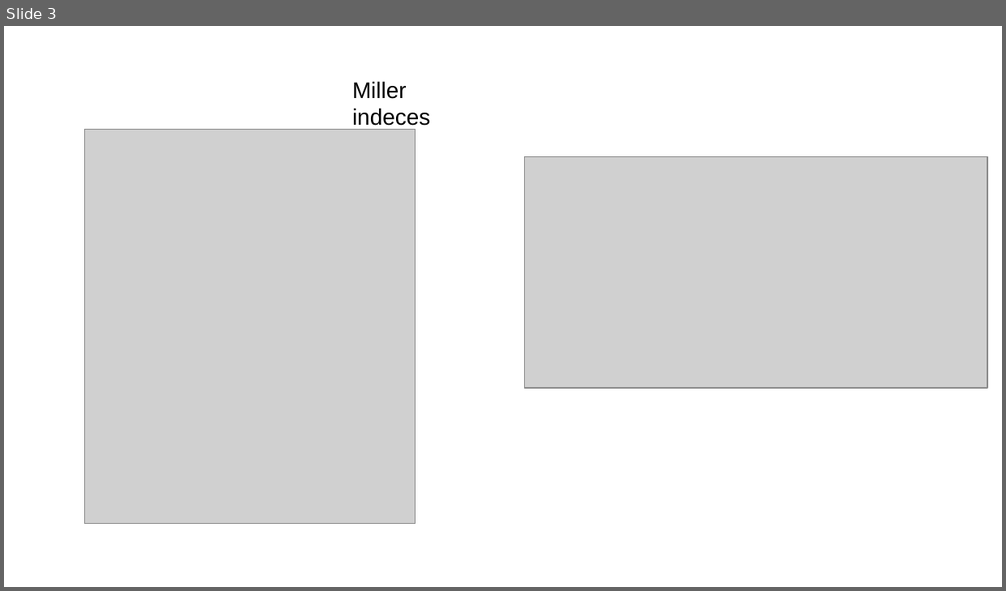
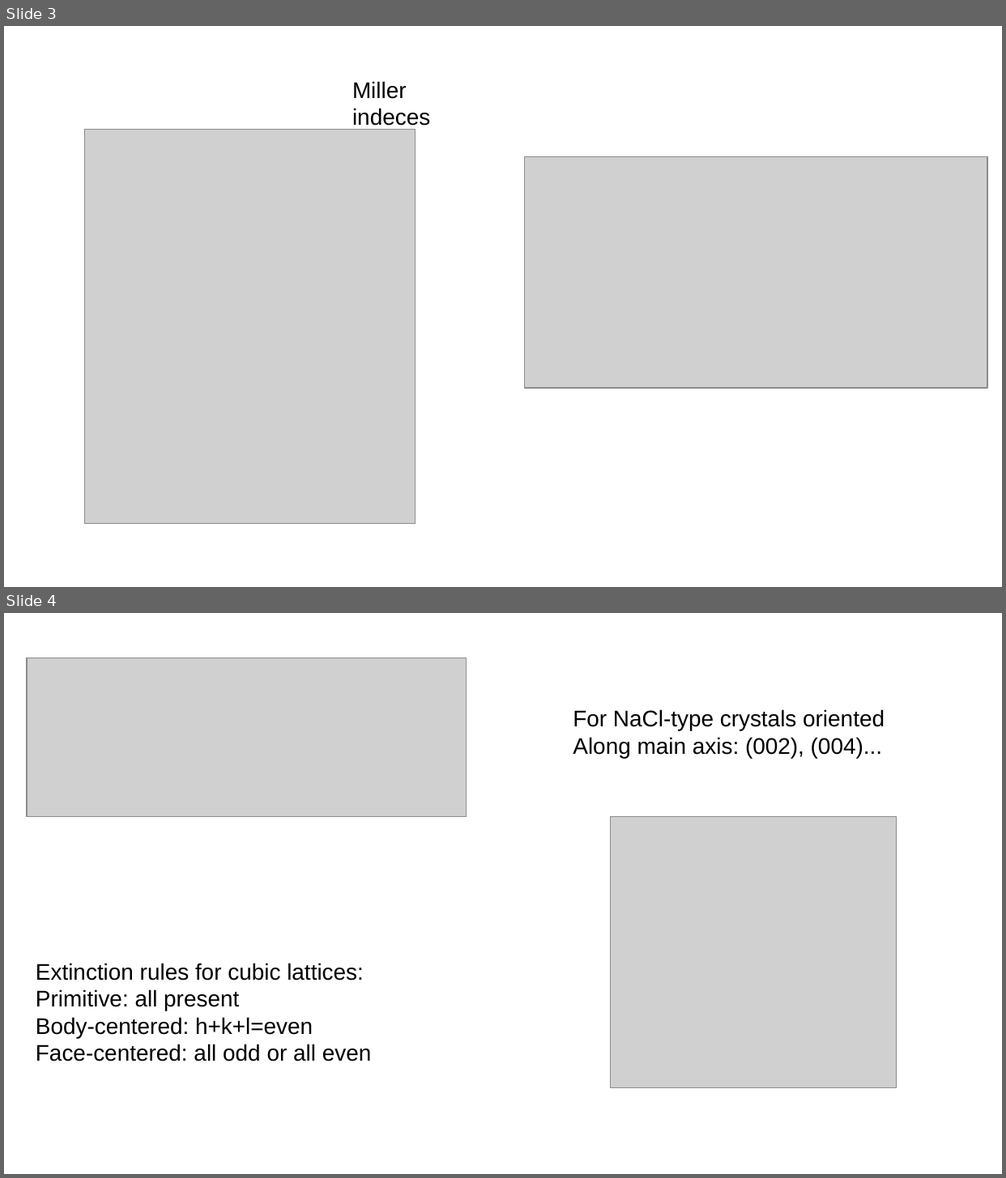
Before and after one commit to vladimir-mazin/lab3_spectroscopy, a slide deck: x-ray_spectroscopy1.odp. Shown one above the other, each under a label of ours: slide 3 before the commit, slides 3 and 4 after it. The pictures are 1006x591 and 1006x1178 pixels, drawn with LibreOffice and Linux fonts; fonts in the diff are those of the drawing; grey boxes stand for pictures. Boxes give left, top, right and bottom in pixels: in the first picture for what was removed or moved away, otherwise in the second. Text is boxed around its words. In the diff, an @@ line names an element or a change of style, - is before the commit and + after.

```diff
--- a/x-ray_spectroscopy1.odp
+++ b/x-ray_spectroscopy1.odp
@@ slide 4 added at bbox=[4, 613, 1002, 1174], background #FFFFFF @@
@@ picture added at bbox=[27, 658, 467, 817] @@
@@ text added at bbox=[573, 709, 884, 758], 18 pt, text #000000 @@
+For NaCl-type crystals oriented
+Along main axis: (002), (004)...
@@ picture added at bbox=[610, 817, 896, 1088] @@
@@ text added at bbox=[36, 963, 372, 1062], 18 pt, text #000000 @@
+Extinction rules for cubic lattices:
+Primitive: all present
+Body-centered: h+k+l=even
+Face-centered: all odd or all even
```
Also in this commit, not shown: 2 slides changed, 2 other slides added, 4 other files.
